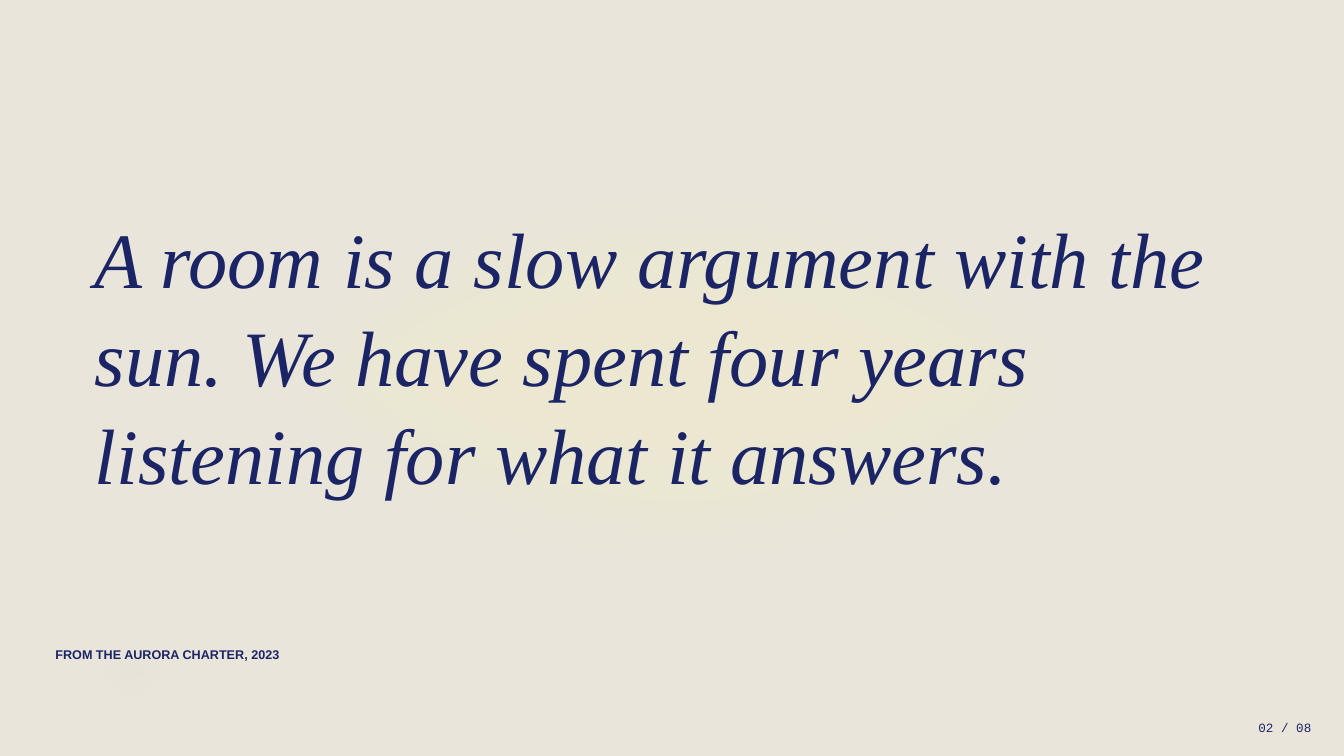
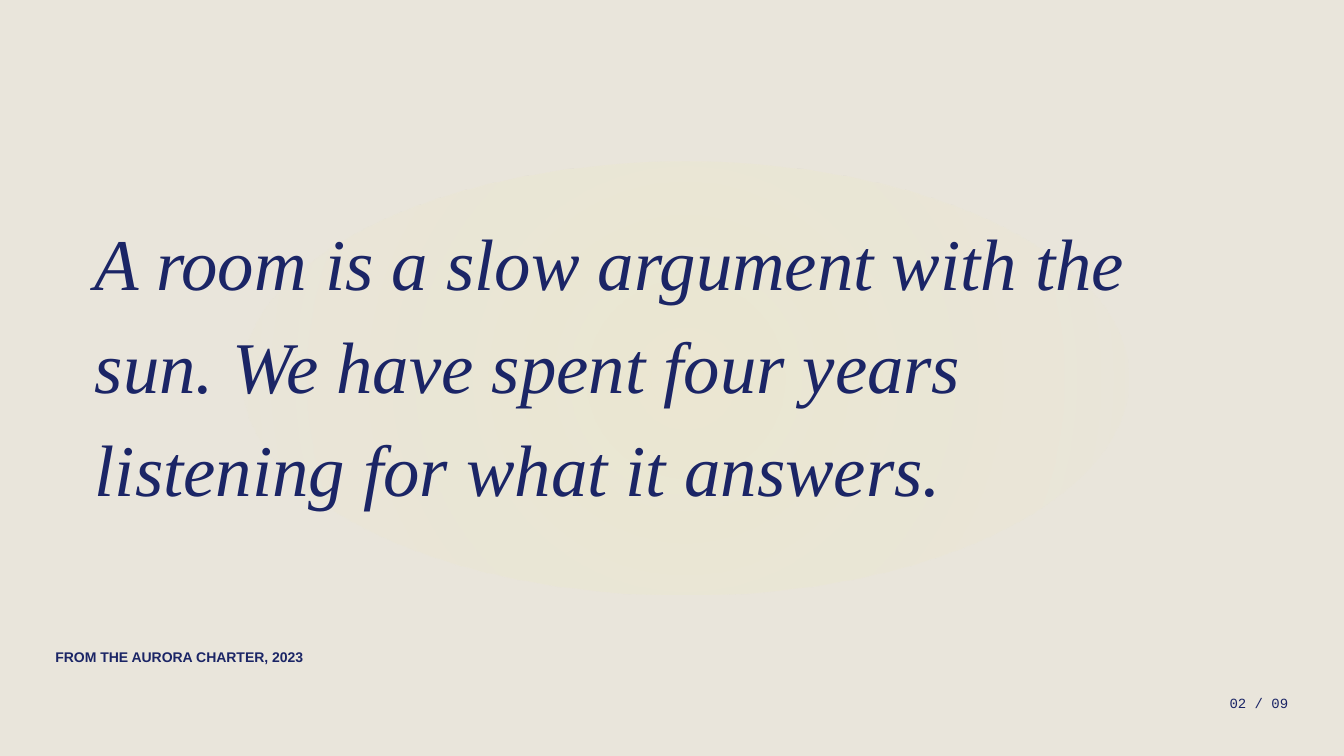
Before and after one commit to hustcer/pptx-nova, a slide deck: slide 2 of pptx-nova/assets/examples/biennale-yellow/deck.pptx. Drawn at 1344x756 pixels with LibreOffice and Linux fonts; fonts in the diff are those of the drawing. Boxes give left, top, right and bottom in pixels: in the first picture for what was removed or moved away, otherwise in the second. Text is boxed around its words. In the diff, an @@ line names an element or a change of style, - is before the commit and + after.

```diff
--- a/pptx-nova/assets/examples/biennale-yellow/deck.pptx
+++ b/pptx-nova/assets/examples/biennale-yellow/deck.pptx
@@ ellipse: place and size @@
-ellipse at bbox=[237, 161, 1124, 595]
+ellipse at bbox=[242, 161, 1129, 595]
@@ ellipse at bbox=[242, 161, 1129, 595]: fill #F8F39B at 14% opacity to gradient #F8F39B @@
@@ text "A room is a slow ..." at bbox=[95, 239, 1124, 510]: size 56 to 52 pt; line spacing 1.04 to 1.18 @@
@@ ellipse removed at bbox=[0, 600, 262, 741] @@
@@ text "FROM THE AURORA CHARTER, 2023" at bbox=[55, 652, 303, 664]: size 9 to 10 pt; line spacing 1 to 1.18 @@
@@ text at bbox=[1230, 698, 1288, 708]: text changed; size 9 to 10 pt @@
-02 / 08
+02 / 09
```
Also in this commit, not shown: 7 other slides changed, 1 slide added, 46 other files.
